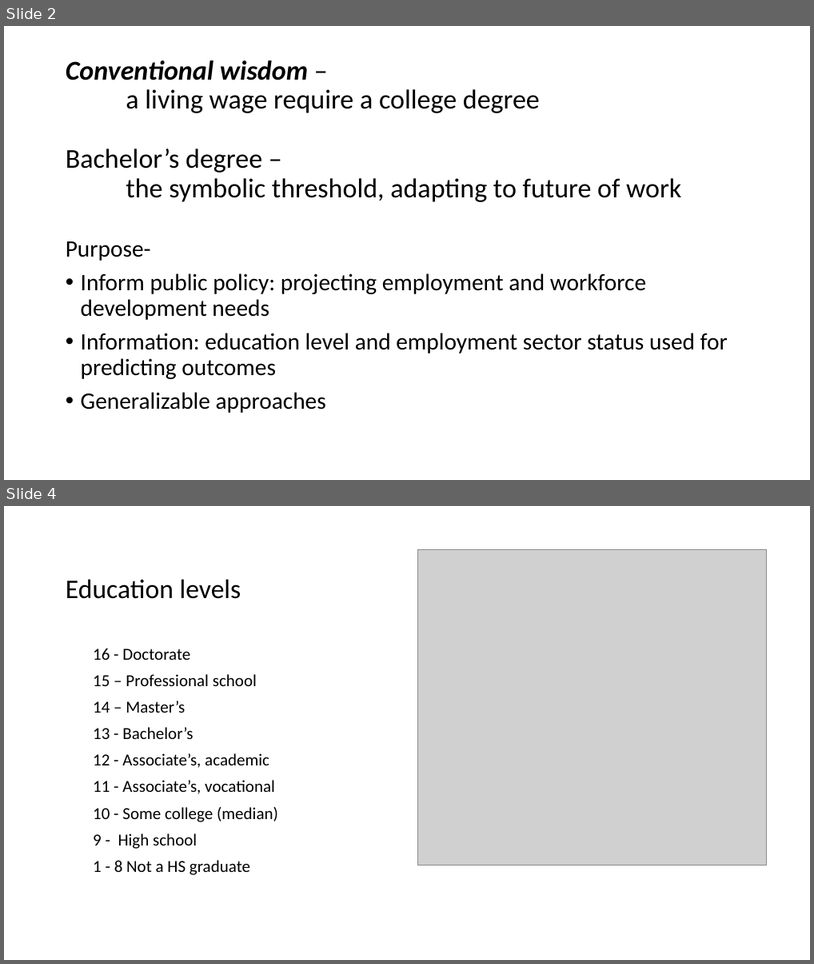
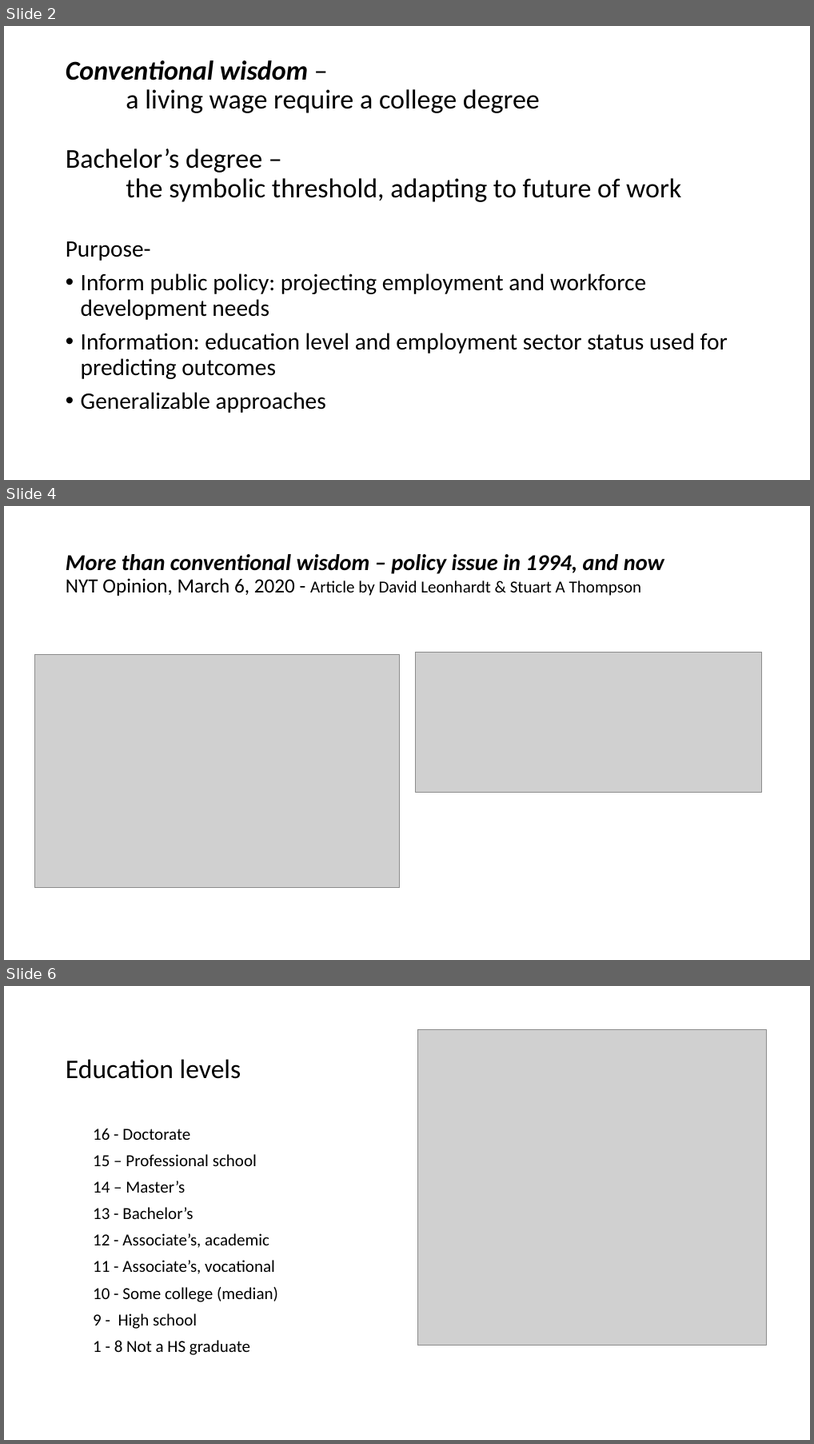
Before and after one commit to RoseDay/Income_Outcomes, a slide deck: Education and Income Outcomes.pptx. Shown one above the other, each under a label of ours: slides 2 and 4 before the commit, slides 2, 4 and 6 after it; the slides between them are not shown. The pictures are 814x964 and 814x1444 pixels, drawn with LibreOffice and Linux fonts; fonts in the diff are those of the drawing; grey boxes stand for pictures. Boxes give left, top, right and bottom in pixels: in the first picture for what was removed or moved away, otherwise in the second. Text is boxed around its words. In the diff, an @@ line names an element or a change of style, - is before the commit and + after.

Commit message:
update deck
current policy issue slides

```diff
--- a/Education and Income Outcomes.pptx
+++ b/Education and Income Outcomes.pptx
@@ slide 4 added at (x1=4, y1=506, x2=810, y2=960), background #FFFFFF @@
@@ title added at (x1=66, y1=554, x2=665, y2=596), 27 pt, text #000000 @@
+More than conventional wisdom – policy issue in 1994, and now
+NYT Opinion, March 6, 2020 - Article by David Leonhardt & Stuart A Thompson
@@ picture added at (x1=34, y1=654, x2=399, y2=887) @@
@@ picture added at (x1=416, y1=652, x2=762, y2=792) @@
@@ what was slide 4 is now slide 6 @@
```
Also in this commit, not shown: 1 slide changed, 1 other slide added.
